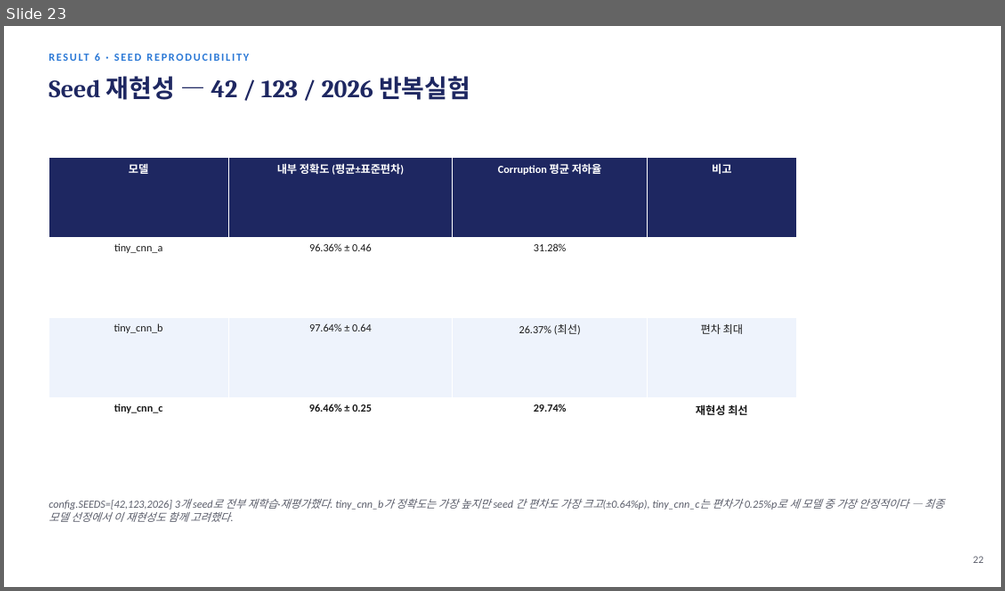
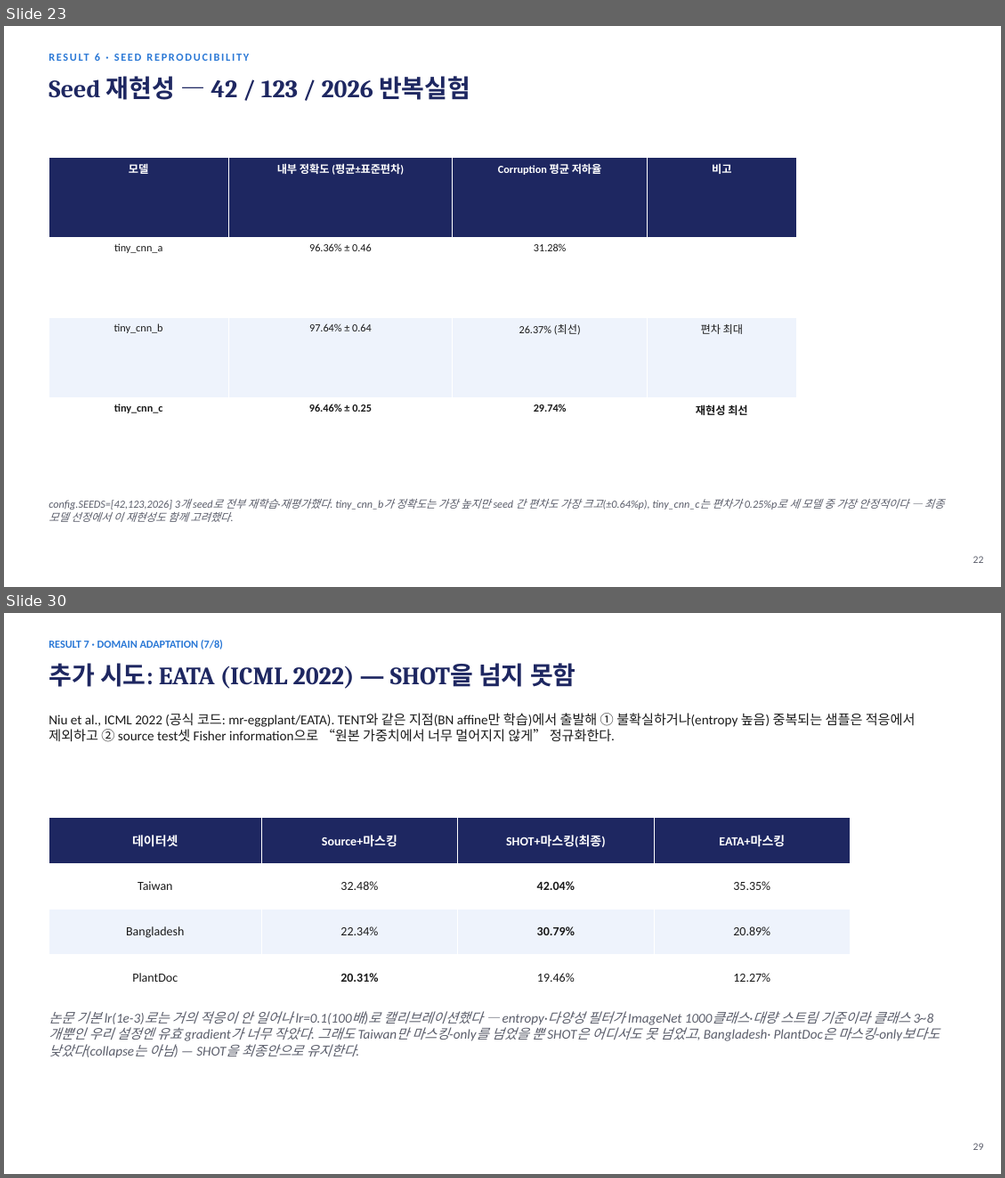
Before and after one commit to sara0813/tomato-disease-v2, a slide deck: docs/CNN_토마토_병해분류_V2_진행보고.pptx. Shown one above the other, each under a label of ours: slide 23 before the commit, slides 23 and 30 after it; the slides between them are not shown. The pictures are 1005x591 and 1005x1178 pixels, drawn with LibreOffice and Linux fonts; fonts in the diff are those of the drawing. Boxes give left, top, right and bottom in pixels: in the first picture for what was removed or moved away, otherwise in the second. Text is boxed around its words. In the diff, an @@ line names an element or a change of style, - is before the commit and + after.

```diff
--- a/docs/CNN_토마토_병해분류_V2_진행보고.pptx
+++ b/docs/CNN_토마토_병해분류_V2_진행보고.pptx
@@ slide 30 added at [4, 613, 1001, 1174], background #FFFFFF @@
@@ text added at [48, 640, 223, 649], 10.5 pt, text #2A78D6, bold @@
+RESULT 7 · DOMAIN ADAPTATION (7/8)
@@ text added at [48, 663, 576, 689], 24 pt, text #1E2761, bold @@
+추가 시도: EATA (ICML 2022) — SHOT을 넘지 못함
@@ text added at [48, 713, 915, 742], 13 pt, text #1A1A1A @@
+Niu et al., ICML 2022 (공식 코드: mr-eggplant/EATA). TENT와 같은 지점(BN affine만 학습)에서 출발해 ① 불확실하거나(entropy 높음) 중복되는 샘플은 적응에서 제외하고 ② source test셋 Fisher information으로 “원본 가중치에서 너무 멀어지지 않게” 정규화한다.
@@ table added at [48, 817, 849, 1000], 4 rows, 4 columns @@
+데이터셋 | Source+마스킹 | SHOT+마스킹(최종) | EATA+마스킹
+Taiwan | 32.48% | 42.04% | 35.35%
+Bangladesh | 22.34% | 30.79% | 20.89%
+PlantDoc | 20.31% | 19.46% | 12.27%
@@ text added at [48, 1011, 934, 1056], 13 pt, text #5B5E6B, italic @@
+논문 기본 lr(1e-3)로는 거의 적응이 안 일어나 lr=0.1(100배)로 캘리브레이션했다 — entropy·다양성 필터가 ImageNet 1000클래스·대량 스트림 기준이라 클래스 3~8개뿐인 우리 설정엔 유효 gradient가 너무 작았다. 그래도 Taiwan만 마스킹-only를 넘었을 뿐 SHOT은 어디서도 못 넘었고, Bangladesh· PlantDoc은 마스킹-only보다도 낮았다(collapse는 아님) — SHOT을 최종안으로 유지한다.
@@ text added at [973, 1143, 984, 1150], 10 pt, text #5B5E6B @@
+29
```
Also in this commit, not shown: 9 slides changed.
